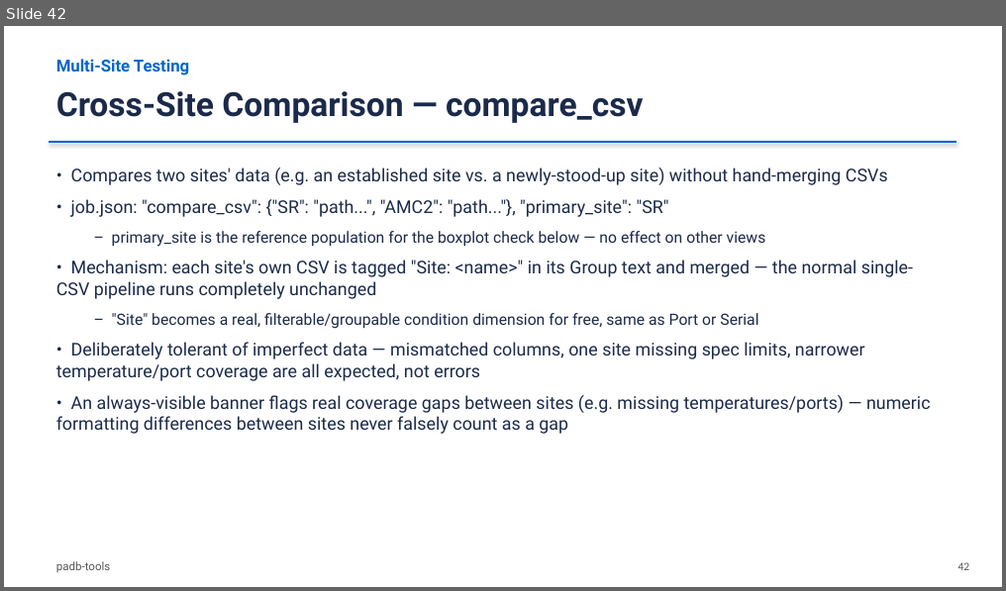
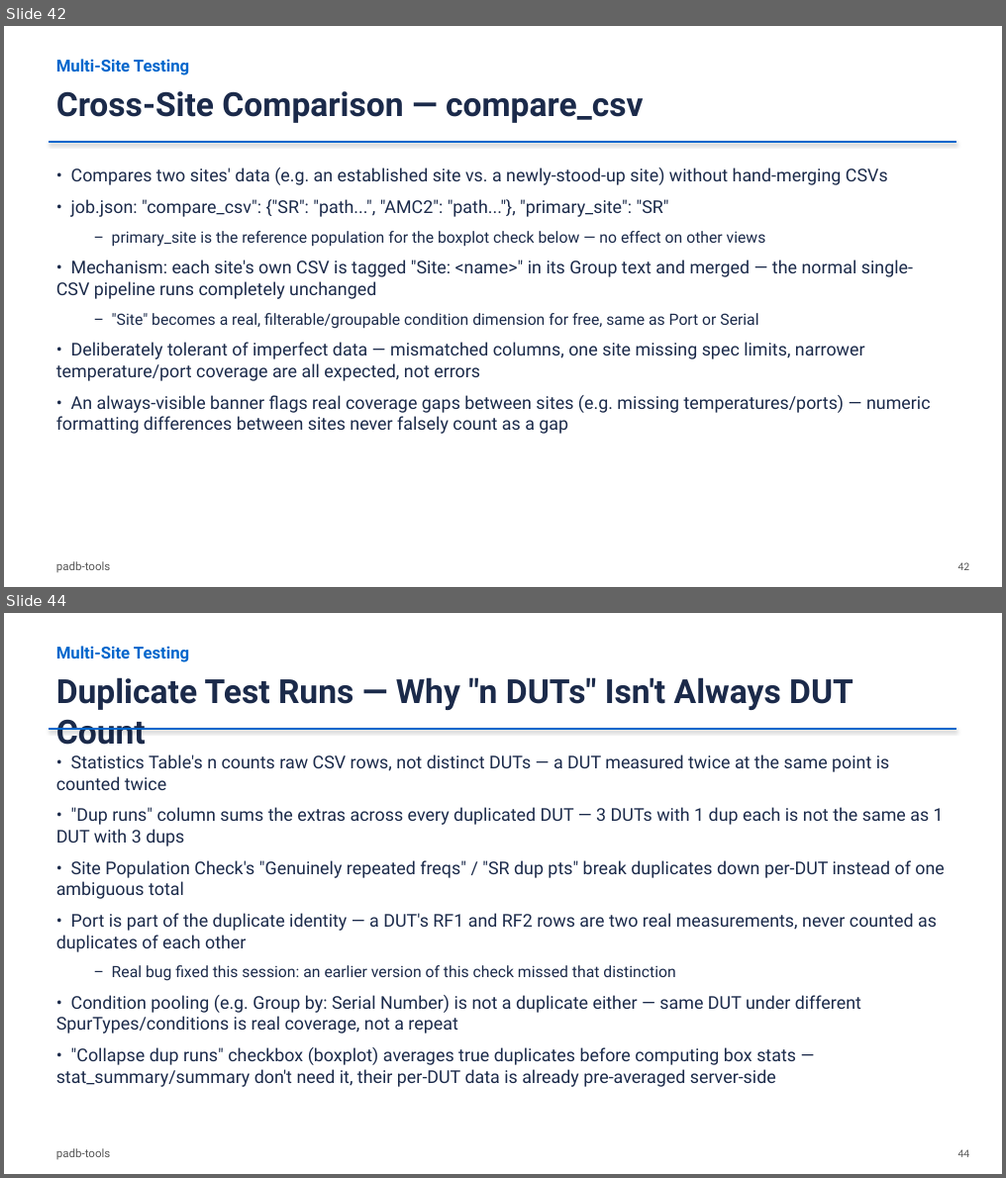
Before and after one commit to damurray/padb-tools, a slide deck: PADB_Simple_and_Interactive.pptx. Shown one above the other, each under a label of ours: slide 42 before the commit, slides 42 and 44 after it; the slides between them are not shown. The pictures are 1006x591 and 1006x1178 pixels, drawn with LibreOffice and Linux fonts; fonts in the diff are those of the drawing. Boxes give left, top, right and bottom in pixels: in the first picture for what was removed or moved away, otherwise in the second. Text is boxed around its words. In the diff, an @@ line names an element or a change of style, - is before the commit and + after.

```diff
--- a/PADB_Simple_and_Interactive.pptx
+++ b/PADB_Simple_and_Interactive.pptx
@@ slide 44 added at [4,613,1002,1174], background #FFFFFF @@
@@ text added at [56,646,189,663], 16 pt, text #0066CC, bold @@
+Multi-Site Testing
@@ text added at [56,677,853,745], 32 pt, text #1B2A4A, bold @@
+Duplicate Test Runs — Why "n DUTs" Isn't Always DUT Count
@@ line added from (49, 729) to (957, 729), #0066CC 2.25 pt @@
@@ text added at [56,755,944,1087], 17 pt, text #1B2A4A @@
+• Statistics Table's n counts raw CSV rows, not distinct DUTs — a DUT measured twice at the same point is counted twice
+• "Dup runs" column sums the extras across every duplicated DUT — 3 DUTs with 1 dup each is not the same as 1 DUT with 3 dups
+• Site Population Check's "Genuinely repeated freqs" / "SR dup pts" break duplicates down per-DUT instead of one ambiguous total
+• Port is part of the duplicate identity — a DUT's RF1 and RF2 rows are two real measurements, never counted as duplicates of each other
+  – Real bug fixed this session: an earlier version of this check missed that distinction
+• Condition pooling (e.g. Group by: Serial Number) is not a duplicate either — same DUT under different SpurTypes/conditions is real coverage, not a repeat
+• "Collapse dup runs" checkbox (boxplot) averages true duplicates before computing box stats — stat_summary/summary don't need it, their per-DUT data is already pre-averaged server-side
@@ text added at [56,1149,111,1159], 11 pt, text #555555 @@
+padb-tools
@@ text added at [958,1150,970,1157], 11 pt, text #555555 @@
+44
```
Also in this commit, not shown: 5 slides changed.
